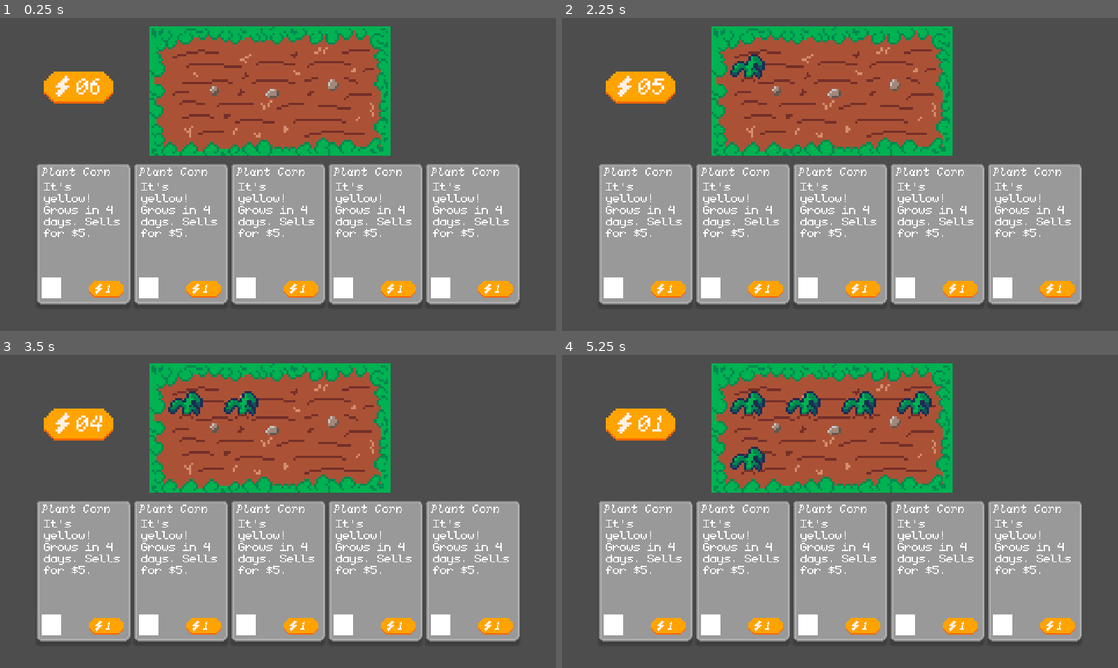
Above: before the commit, frames 1-4 (two rows, left to right).
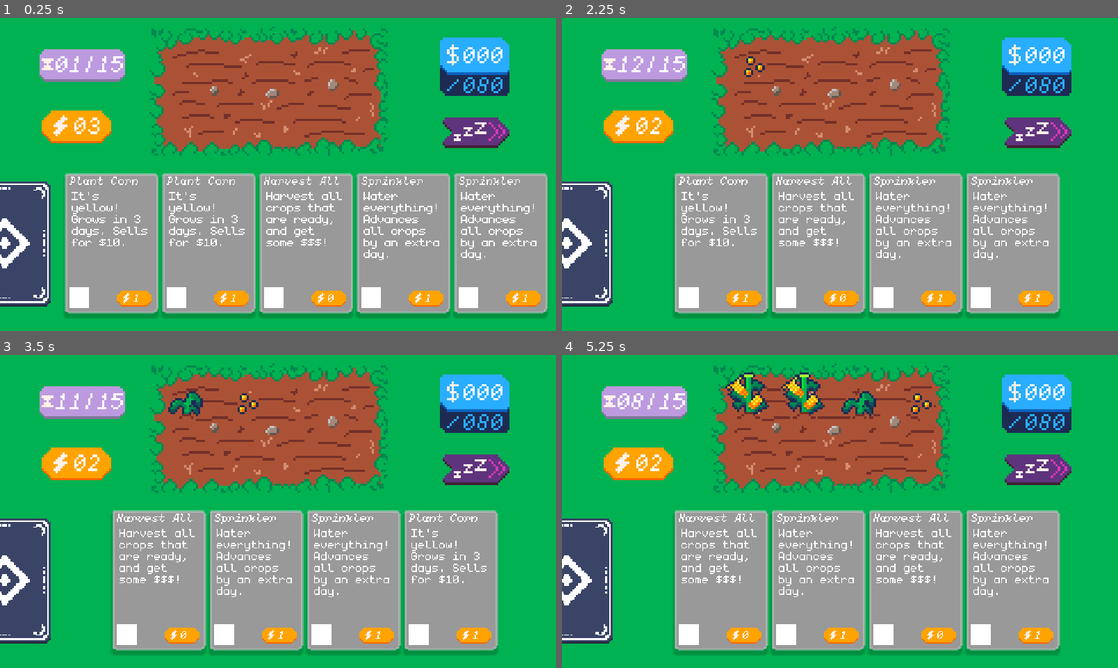
Above: after the commit, the same moments.

Repository: Hex-4/carden
Game: Godot game, scene res://main-test.tscn
The game is run twice, just before and just after one commit, with the same random seed, the same clock (stepped at 60 frames per second) and the same inputs.
Inputs (mouse positions are in pixels of both pictures, inside the frame that each line leads up to):
- Up to frame 1 (0.25 s): no input
- Up to frame 2 (2.25 s): click (1034, 130) at 0.52 s; click (1034, 130) at 1.27 s; tap Enter at 2 s; drag from (645, 233) to (895, 105) at 2.02 s
- Up to frame 3 (3.5 s): tap Space at 2.75 s; drag from (177, 570) to (250, 574) at 2.77 s
- Up to frame 4 (5.25 s): tap Enter at 3.5, 5 s; move the mouse to (840, 570) at 3.52 s; hold Right 3.53-4.25 s; tap Alt at 3.6 s; click (840, 570) at 3.67 s; tap Space at 4.25 s; drag from (940, 570) to (673, 464) at 4.27 s; drag from (1034, 570) to (867, 511) at 5.02 s

The runs differ from the first frame. In frame 1, 60% of the frame differs, in the area x 0-100%, y 0-100%; in frame 2, 64%; in frame 3, 64%; in frame 4, 65%.

Commit message:
game loop!

Diff:
--- /dev/null
+++ b/infra/hud.gd
@@ -0,0 +1,17 @@
+extends Control
+class_name HUD
+
+@onready var energy: RichTextLabel = $TextureRect/EnergyLevel
+@onready var next_day: TextureButton = $NextDayButton
+@onready var days_left: RichTextLabel = $TextureRect2/DaysLeft
+@onready var cash: RichTextLabel = $TextureRect3/CurrentCash
+@onready var cash_goal: RichTextLabel = $TextureRect3/GoalCash
+
+# Called when the node enters the scene tree for the first time.
+func _ready() -> void:
+	pass # Replace with function body.
+
+
+# Called every frame. 'delta' is the elapsed time since the previous frame.
+func _process(delta: float) -> void:
+	pass
--- a/infra/scripts/CropTile.gd
+++ b/infra/scripts/CropTile.gd
@@ -3,10 +3,17 @@
 
 var crop_type: String = ""
 var turns_remaining: int = 0
+var max_turns = 3
 var is_empty: bool = true
 var planted_by: CardData = null
+var atlas_id = 0
+var sells_for = 10
 
 func reset():
 	crop_type = ""
 	turns_remaining = 0
+	max_turns = 3
 	is_empty = true
+	planted_by = null
+	atlas_id = 0
+	sells_for = 10
--- a/infra/scripts/card.gd
+++ b/infra/scripts/card.gd
@@ -4,7 +4,7 @@
 var dragging = false
 var drag_offset = Vector2.ZERO
 
-signal used_targetless
+signal used(me)
 var data: CardData
 @onready var gm: GameManager = get_owner()
 
@@ -19,10 +19,7 @@
 	if event is InputEventMouseButton:
 		if event.button_index == MOUSE_BUTTON_LEFT:
 			if event.pressed:
-				used_targetless.emit()
-				owner.update_energy(-data.cost)
-				data.effect.call(owner)
-
+				used.emit(self)
 
 
 func _process(_delta):
--- a/infra/scripts/card_info.gd
+++ b/infra/scripts/card_info.gd
@@ -11,3 +11,4 @@
 var description: String = "I do something! I hope!"
 var needs_target: TargetType = TargetType.NONE
 var effect: Callable = func(_gm): print("this should never be called but if it is getting called then that means that a test card is getting created... uuh...")
+var requirement: Callable = func(gm): return true
--- a/infra/scripts/card_lib.gd
+++ b/infra/scripts/card_lib.gd
@@ -5,8 +5,34 @@
 	var card = CardData.new()
 	card.card_name = "Plant Corn"
 	card.cost = 1
-	card.description = "It's yellow! Grows in 4 days. Sells for $5."
+	card.description = "It's yellow! Grows in 3 days. Sells for $10."
 	card.needs_target = CardData.TargetType.NONE
+	card.requirement = func(gm: GameManager):
+		return gm.farm.has_space()
 	card.effect = func(gm: GameManager):
 		gm.farm.plant_corn()
 	return card
+
+static func water_card():
+	var card = CardData.new()
+	card.card_name = "Sprinkler"
+	card.cost = 1
+	card.description = "Water everything! Advances all crops by an extra day."
+	card.needs_target = CardData.TargetType.NONE
+	card.requirement = func(gm: GameManager):
+		return gm.farm.has_crops()
+	card.effect = func(gm: GameManager):
+		gm.farm.update_board()
+	return card
+
+static func harvest_card():
+	var card = CardData.new()
+	card.card_name = "Harvest All"
+	card.cost = 0
+	card.description = "Harvest all crops that are ready, and get some $$$!"
+	card.needs_target = CardData.TargetType.NONE
+	card.requirement = func(gm: GameManager):
+		return gm.farm.has_mature_crops()
+	card.effect = func(gm: GameManager):
+		gm.harvest()
+	return card
--- a/infra/scripts/farm.gd
+++ b/infra/scripts/farm.gd
@@ -29,6 +29,31 @@
 	else:
 		return false
 
+
+
+func has_space() -> bool:
+	var empty_idx = tiles.find_custom(is_crop_empty.bind())
+
+	if empty_idx == -1:
+		return false
+	else:
+		return true
+
+func has_crops() -> bool:
+	var is_crop_occupied = func(crop): return !is_crop_empty(crop)
+	return tiles.any(is_crop_occupied.bind())
+
+func has_mature_crops() -> bool:
+	var is_crop_mature = func(crop: CropTile):
+		return (!crop.is_empty) and crop.turns_remaining == 0
+	return tiles.any(is_crop_mature.bind())
+
+func get_growth_stage(turns_remaining: int, max_turns: int) -> int:
+	if turns_remaining == 0:
+		return 3
+	var progress = 1.0 - (float(turns_remaining) / max_turns)
+	return int(progress * 3)
+
 func plant_corn():
 	var empty_idx = tiles.find_custom(is_crop_empty.bind())
 	var c: CropTile = tiles[empty_idx]
@@ -36,6 +61,31 @@
 	c.crop_type = "corn"
 	c.is_empty = false
 	c.planted_by = CardLib.corn_card()
-	c.turns_remaining = 4
+	c.turns_remaining = 3
+	c.max_turns = 3
+	c.atlas_id = 0
+	c.sells_for = 10
 
-	set_cell(coords_to_tiles[empty_idx], 0, Vector2(1, 0))
+	set_cell(coords_to_tiles[empty_idx], 0, Vector2(0, 0))
+
+func update_board():
+	for tile_idx in tiles.size():
+		var tile = tiles[tile_idx]
+		if not tile.is_empty:
+			tile.turns_remaining -= 1
+			tile.turns_remaining = max(0, tile.turns_remaining) # can't go below 0
+
+			var stage = get_growth_stage(tile.turns_remaining, tile.max_turns)
+
+			set_cell(coords_to_tiles[tile_idx], tile.atlas_id, Vector2(stage, 0))
+
+
+func harvest() -> int:
+	var cash_this_harvest: int = 0
+	for tile_idx in tiles.size():
+		var tile = tiles[tile_idx]
+		if not tile.is_empty and tile.turns_remaining == 0:
+			cash_this_harvest += tile.sells_for
+			tile.reset()
+			erase_cell(coords_to_tiles[tile_idx])
+	return cash_this_harvest
--- a/infra/scripts/game_manager.gd
+++ b/infra/scripts/game_manager.gd
@@ -3,36 +3,112 @@
 
 var base_card_scene: PackedScene = preload("res://infra/card.tscn")
 
-@onready var energy_label = %EnergyLevel
+@onready var hud: HUD = $Screen/HUD
 
-var energy = 6
+@onready var hand: HBoxContainer = $Screen/Hand
+
+var energy = 3
 
 var corn_data = CardLib.corn_card()
 
+var cash = 0
+
+var cash_goal = 80
+
+@export var total_days: int = 15
+
+var days_left: int = 1
+
 @onready var farm: Farm = $Screen/Farm
+
+var deck: Array[CardData] = []
+
+var discards: Array[CardData] = []
 
 # Called when the node enters the scene tree for the first time.
 func _ready() -> void:
-	create_card(corn_data)
-	create_card(corn_data)
-	create_card(corn_data)
-	create_card(corn_data)
-	create_card(corn_data)
+	deck = [
+		CardLib.corn_card(),
+		CardLib.corn_card(),
+		CardLib.corn_card(),
+		CardLib.water_card(),
+		CardLib.water_card(),
+		CardLib.corn_card(),
+		CardLib.corn_card(),
+		CardLib.corn_card(),
+		CardLib.water_card(),
+		CardLib.water_card(),
+		CardLib.harvest_card(),
+		CardLib.harvest_card(),
+		CardLib.harvest_card(),
+		CardLib.harvest_card(),
 
-func update_energy(change: int):
-	energy += change
+	]
 
-	energy_label.text = "%02d" % energy
+	hud.energy.text = "%02d" % energy
+	hud.days_left.text = "%02d/%02d" % [days_left, total_days]
+	hud.cash.text = "%03d" % cash
+	hud.cash_goal.text = "%03d" % cash_goal
 
-func create_card(data: CardData) -> BaseCard:
+	days_left = total_days
+
+	randomize()
+	deck.shuffle()
+
+	draw()
+
+	hud.next_day.pressed.connect(turn_end)
+
+func reshuffle_discard() -> void:
+	deck = discards.duplicate()
+	deck.shuffle()
+	discards.clear()
+
+func draw() -> void:
+	var hand_size: int = hand.get_child_count()
+
+	while hand_size < 5:
+		if deck.is_empty():
+			reshuffle_discard()
+		if deck.is_empty():
+			break
+		var c = deck.pop_back()
+		add_card_to_hand(c)
+		hand_size += 1
+
+func update_energy(new: int):
+	energy = new
+
+	hud.energy.text = "%02d" % energy
+
+func harvest():
+	cash += farm.harvest()
+	hud.cash.text = "%03d" % cash
+
+func add_card_to_hand(data: CardData) -> BaseCard:
 	var new_card: BaseCard = base_card_scene.instantiate()
 
 
 	new_card.setup(data)
 	$Screen/Hand.add_child(new_card)
 	new_card.owner = self
-	print(new_card.owner)
+	new_card.used.connect(on_card_used)
 	return new_card
+
+func on_card_used(card: BaseCard):
+	if energy >= card.data.cost and card.data.requirement.call(self):
+		update_energy(energy - card.data.cost)
+		card.data.effect.call(self)
+		discards.append(card.data)
+		card.queue_free()
+
+
+func turn_end():
+	days_left -= 1
+	farm.update_board()
+	draw()
+	update_energy(3)
+	hud.days_left.text = "%02d/%02d" % [days_left, total_days]
 
 # Called every frame. 'delta' is the elapsed time since the previous frame.
 func _process(delta: float) -> void:
--- a/main-test.tscn
+++ b/main-test.tscn
@@ -6,6 +6,11 @@
 [ext_resource type="Texture2D" uid="uid://bupe615yjnvp7" path="res://art-sources/farm.png" id="4_g7jtv"]
 [ext_resource type="FontFile" uid="uid://vn6bc7r65hl5" path="res://monogram-extended-italic.ttf" id="4_k6y1p"]
 [ext_resource type="Script" uid="uid://mv8r7efth5py" path="res://infra/scripts/farm.gd" id="4_xgctr"]
+[ext_resource type="Script" uid="uid://g6i4wt0oliwq" path="res://infra/hud.gd" id="5_xgctr"]
+[ext_resource type="Texture2D" uid="uid://qmkj1jklx1t1" path="res://art-sources/next-day-button.png" id="8_8hwim"]
+[ext_resource type="Texture2D" uid="uid://djrgpoburnjus" path="res://testcard.png" id="8_chv7t"]
+[ext_resource type="Texture2D" uid="uid://c2sb5ljkc5tv5" path="res://art-sources/days.png" id="8_dc63s"]
+[ext_resource type="Texture2D" uid="uid://dqdrssc5w8qs1" path="res://art-sources/cash.png" id="8_uj76s"]
 
 [sub_resource type="TileSetAtlasSource" id="TileSetAtlasSource_k6y1p"]
 resource_name = "corn"
@@ -20,6 +25,18 @@
 tile_size = Vector2i(24, 24)
 sources/0 = SubResource("TileSetAtlasSource_k6y1p")
 
+[sub_resource type="AtlasTexture" id="AtlasTexture_dc63s"]
+atlas = ExtResource("8_8hwim")
+region = Rect2(32, 0, 32, 16)
+
+[sub_resource type="AtlasTexture" id="AtlasTexture_uj76s"]
+atlas = ExtResource("8_8hwim")
+region = Rect2(64, 0, 32, 16)
+
+[sub_resource type="AtlasTexture" id="AtlasTexture_xerpa"]
+atlas = ExtResource("8_8hwim")
+region = Rect2(0, 0, 32, 16)
+
 [node name="GameManager" type="Node"]
 script = ExtResource("4_1kwsd")
 
@@ -38,10 +55,10 @@
 anchor_top = 1.0
 anchor_right = 1.0
 anchor_bottom = 1.0
-offset_left = 24.0
-offset_top = -120.0
+offset_left = 71.0
+offset_top = -136.0
 offset_right = -24.0
-offset_bottom = -24.0
+offset_bottom = -16.0
 grow_horizontal = 2
 grow_vertical = 0
 alignment = 1
@@ -58,21 +75,30 @@
 script = ExtResource("4_xgctr")
 metadata/_edit_group_ = true
 
-[node name="TextureRect" type="TextureRect" parent="Screen"]
-layout_mode = 1
-anchors_preset = -1
-anchor_left = 0.075
-anchor_top = 0.16281484
-anchor_right = 0.14166667
-anchor_bottom = 0.2223704
-offset_top = 0.039993286
-offset_bottom = -0.040008545
+[node name="HUD" type="Control" parent="Screen"]
+anchors_preset = 0
+offset_left = 36.0
+offset_top = 44.0
+offset_right = 76.0
+offset_bottom = 84.0
+script = ExtResource("5_xgctr")
+
+[node name="TextureRect" type="TextureRect" parent="Screen/HUD"]
+layout_mode = 1
+anchors_preset = -1
+anchor_left = 0.025
+anchor_top = 1.0128148
+anchor_right = 0.091666654
+anchor_bottom = 1.0723704
+offset_left = -3.0
+offset_top = -6.5125937
+offset_right = 26.333334
+offset_bottom = 7.1051836
 scale = Vector2(2, 2)
 texture = ExtResource("3_1kwsd")
 metadata/_edit_use_anchors_ = true
 
-[node name="EnergyLevel" type="RichTextLabel" parent="Screen/TextureRect"]
-unique_name_in_owner = true
+[node name="EnergyLevel" type="RichTextLabel" parent="Screen/HUD/TextureRect"]
 layout_mode = 1
 anchors_preset = -1
 anchor_left = 0.469
@@ -89,7 +115,124 @@
 mouse_default_cursor_shape = 6
 theme_override_fonts/normal_font = ExtResource("4_k6y1p")
 theme_override_font_sizes/normal_font_size = 16
-text = "06"
-fit_content = true
-scroll_active = false
-metadata/_edit_use_anchors_ = true
+text = "03"
+fit_content = true
+scroll_active = false
+metadata/_edit_use_anchors_ = true
+
+[node name="TextureRect3" type="TextureRect" parent="Screen/HUD"]
+layout_mode = 1
+anchors_preset = -1
+anchor_left = 8.625
+anchor_top = -0.56218517
+anchor_right = 8.691667
+anchor_bottom = -0.22762954
+offset_left = -3.0
+offset_top = -6.5125937
+offset_right = 26.333334
+offset_bottom = 7.1051836
+scale = Vector2(2, 2)
+texture = ExtResource("8_uj76s")
+metadata/_edit_use_anchors_ = true
+
+[node name="CurrentCash" type="RichTextLabel" parent="Screen/HUD/TextureRect3"]
+layout_mode = 1
+anchors_preset = -1
+anchor_left = 0.328375
+anchor_top = 0.083111145
+anchor_right = 1.062
+anchor_bottom = 0.43629634
+offset_left = -0.008000374
+offset_top = -1.7440001
+offset_right = 0.016000748
+offset_bottom = 1.7199993
+grow_horizontal = 2
+grow_vertical = 2
+mouse_filter = 2
+mouse_default_cursor_shape = 6
+theme_override_fonts/normal_font = ExtResource("4_k6y1p")
+theme_override_font_sizes/normal_font_size = 16
+text = "000"
+fit_content = true
+scroll_active = false
+metadata/_edit_use_anchors_ = true
+
+[node name="GoalCash" type="RichTextLabel" parent="Screen/HUD/TextureRect3"]
+layout_mode = 1
+anchors_preset = -1
+anchor_left = 0.328375
+anchor_top = 0.56459254
+anchor_right = 1.062
+anchor_bottom = 0.9177777
+offset_left = -0.008000374
+offset_top = -1.7440001
+offset_right = 0.016000748
+offset_bottom = 1.7199993
+grow_horizontal = 2
+grow_vertical = 2
+mouse_filter = 2
+mouse_default_cursor_shape = 6
+theme_override_colors/default_color = Color(0.16078432, 0.6784314, 1, 1)
+theme_override_fonts/normal_font = ExtResource("4_k6y1p")
+theme_override_font_sizes/normal_font_size = 16
+text = "080"
+fit_content = true
+scroll_active = false
+metadata/_edit_use_anchors_ = true
+
+[node name="TextureRect2" type="TextureRect" parent="Screen/HUD"]
+layout_mode = 1
+anchors_preset = -1
+anchor_left = 0.025
+anchor_top = -0.31218523
+anchor_right = 0.091666654
+anchor_bottom = -0.25262958
+offset_left = -3.0
+offset_top = -6.5125937
+offset_right = 26.333334
+offset_bottom = 7.1051836
+scale = Vector2(2, 2)
+texture = ExtResource("8_dc63s")
+metadata/_edit_use_anchors_ = true
+
+[node name="DaysLeft" type="RichTextLabel" parent="Screen/HUD/TextureRect2"]
+layout_mode = 1
+anchors_preset = -1
+anchor_left = 0.18940541
+anchor_top = 0.07775013
+anchor_right = 1.0401081
+anchor_bottom = 0.67375016
+offset_left = -0.008000374
+offset_top = -1.7440001
+offset_right = 0.016000748
+offset_bottom = 1.7199993
+grow_horizontal = 2
+grow_vertical = 2
+mouse_filter = 2
+mouse_default_cursor_shape = 6
+theme_override_fonts/normal_font = ExtResource("4_k6y1p")
+theme_override_font_sizes/normal_font_size = 16
+text = "15/15"
+fit_content = true
+scroll_active = false
+metadata/_edit_use_anchors_ = true
+
+[node name="NextDayButton" type="TextureButton" parent="Screen/HUD"]
+layout_mode = 0
+offset_left = 342.0
+offset_top = 38.0
+offset_right = 374.0
+offset_bottom = 54.0
+scale = Vector2(2, 2)
+texture_normal = SubResource("AtlasTexture_dc63s")
+texture_pressed = SubResource("AtlasTexture_uj76s")
+texture_hover = SubResource("AtlasTexture_xerpa")
+
+[node name="TextureRect" type="TextureRect" parent="Screen"]
+layout_mode = 0
+offset_left = -35.999996
+offset_top = 141.0
+offset_right = 204.0
+offset_bottom = 466.0
+scale = Vector2(0.333, 0.333)
+texture = ExtResource("8_chv7t")
--- a/project.godot
+++ b/project.godot
@@ -33,5 +33,6 @@
 textures/canvas_textures/default_texture_filter=0
 renderer/rendering_method="gl_compatibility"
 renderer/rendering_method.mobile="gl_compatibility"
+environment/defaults/default_clear_color=Color(0, 0.69803923, 0.31764707, 1)
 2d/snap/snap_2d_transforms_to_pixel=true
 2d/snap/snap_2d_vertices_to_pixel=true
Binary file added: art-sources/cash.aseprite
Binary file added: art-sources/cash.png
Not shown, added: art-sources/cash.png.import
Binary file added: art-sources/days.aseprite
Binary file added: art-sources/days.png
Not shown, added: art-sources/days.png.import
Binary file added: art-sources/next-day-button.aseprite
Binary file added: art-sources/next-day-button.png
Not shown, added: art-sources/next-day-button.png.import
Not shown, added: infra/hud.gd.uid
Not shown: 1 places in main-test.tscn that only renumber resources
